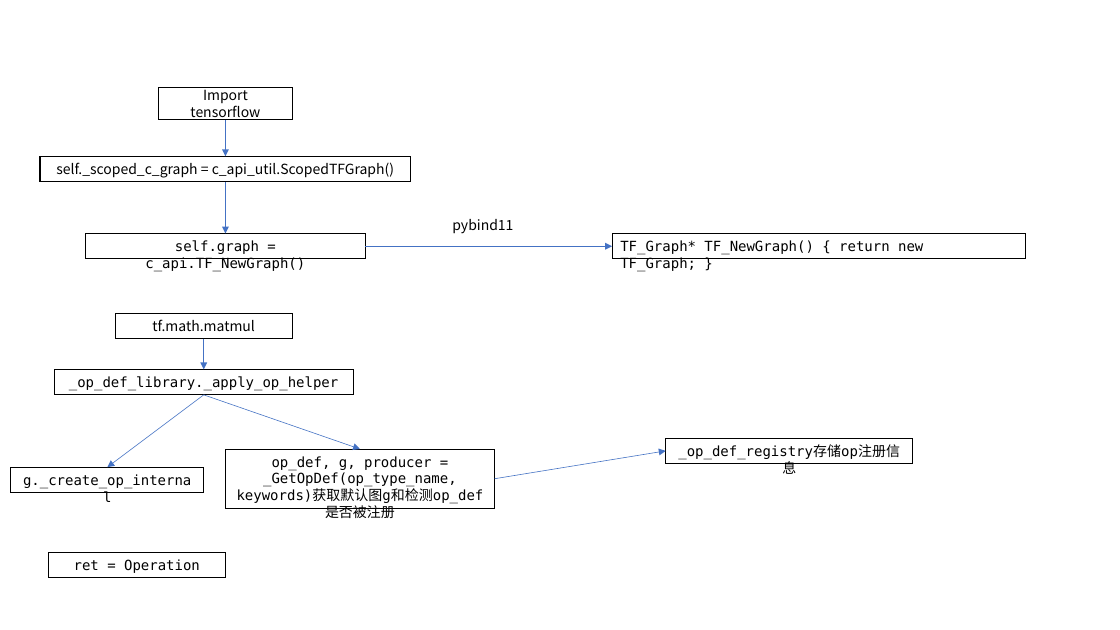
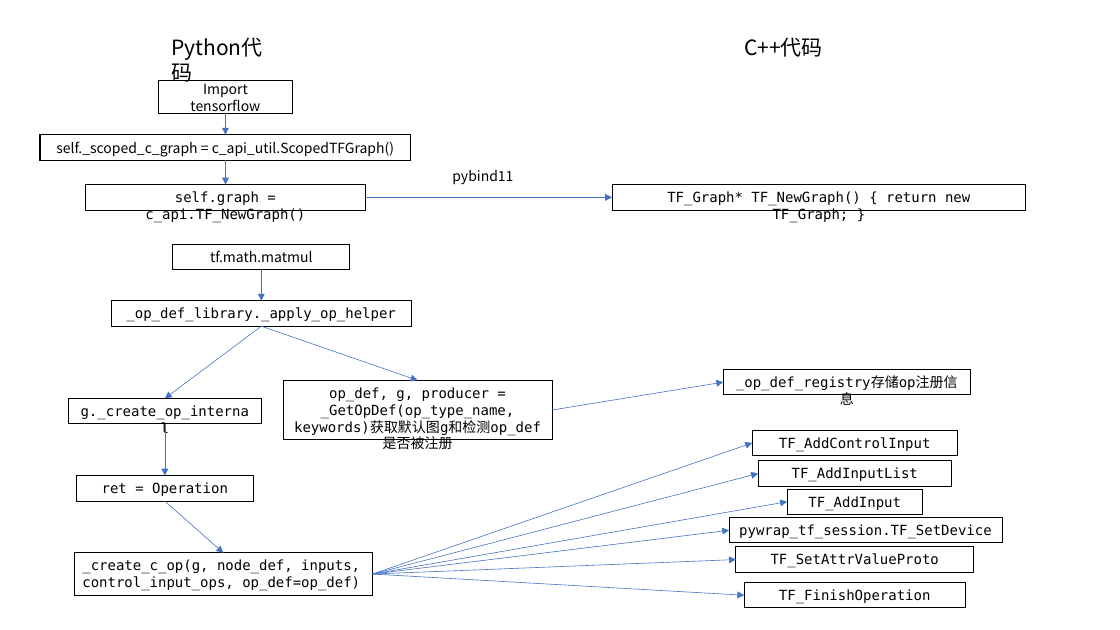
Before and after one commit to szkang1990/blog, a slide deck: slide 1 of tensorflow源码精读/image/演示文稿1.pptx. Drawn at 1120x630 pixels with LibreOffice and Linux fonts; fonts in the diff are those of the drawing. Boxes give left, top, right and bottom in pixels: in the first picture for what was removed or moved away, otherwise in the second. Text is boxed around its words. In the diff, an @@ line names an element or a change of style, - is before the commit and + after.

```diff
--- a/tensorflow源码精读/image/演示文稿1.pptx
+++ b/tensorflow源码精读/image/演示文稿1.pptx
@@ text added at <box>163,30,287,64</box>, 18 pt, text #000000 @@
+Python代码
@@ text added at <box>744,37,823,57</box>, 18 pt, text #000000 @@
+C++代码
@@ rectangle "Import tensorflow": place and size @@
-rectangle "Import tensorflow" at <box>159,87,292,120</box>
+rectangle "Import tensorflow" at <box>159,81,292,113</box>
@@ arrow moved from (225, 120) - (225, 156) to (225, 113) - (225, 134) @@
@@ rectangle "self._scoped_c_graph = c_api_util.ScopedTFGraph()": place and size @@
-rectangle "self._scoped_c_graph = c_api_util.ScopedTFGraph()" at <box>40,156,412,181</box>
+rectangle "self._scoped_c_graph = c_api_util.ScopedTFGraph()" at <box>40,134,412,160</box>
@@ arrow moved from (225, 181) - (225, 234) to (225, 160) - (225, 185) @@
@@ 2 rectangles, 1 text, 1 arrow: place and size @@
-2 rectangles, 1 text, 1 arrow at <box>86,219,1027,259</box>
+2 rectangles, 1 text, 1 arrow at <box>86,170,1027,210</box>
@@ rectangle "TF_Graph* TF_NewGraph() { return new ..." at <box>613,185,1027,210</box>: alignment left to centre @@
@@ 3 rectangles: place and size @@
-3 rectangles at <box>54,313,494,509</box>
+3 rectangles at <box>112,245,552,440</box>
@@ 4 arrows, 2 rectangles: place and size @@
-4 arrows, 2 rectangles at <box>11,339,913,492</box>
+4 arrows, 2 rectangles at <box>68,270,970,423</box>
@@ arrow added from (165, 424) to (165, 476), #4472C4 0.5 pt @@
@@ arrow added from (373, 574) to (753, 443), #4472C4 0.5 pt @@
@@ rectangle added at <box>753,430,958,455</box>, outline #000000 0.75 pt, 12 pt, text #000000 @@
+TF_AddControlInput
@@ rectangle "ret = Operation": place and size @@
-rectangle "ret = Operation" at <box>48,552,225,577</box>
+rectangle "ret = Operation" at <box>76,476,254,501</box>
@@ arrow added from (373, 574) to (759, 474), #4472C4 0.5 pt @@
@@ rectangle added at <box>759,461,952,486</box>, outline #000000 0.75 pt, 12 pt, text #000000 @@
+TF_AddInputList
@@ arrow added from (165, 502) to (223, 553), #4472C4 0.5 pt @@
@@ arrow added from (373, 574) to (787, 502), #4472C4 0.5 pt @@
@@ rectangle added at <box>787,489,923,514</box>, outline #000000 0.75 pt, 12 pt, text #000000 @@
+TF_AddInput
@@ arrow added from (373, 574) to (729, 530), #4472C4 0.5 pt @@
@@ rectangle added at <box>729,518,1002,543</box>, outline #000000 0.75 pt, 12 pt, text #000000 @@
+pywrap_tf_session.TF_SetDevice
@@ rectangle added at <box>74,553,372,595</box>, outline #000000 0.75 pt, 12 pt, text #000000 @@
+_create_c_op(g, node_def, inputs, control_input_ops, op_def=op_def)
@@ arrow added from (373, 574) to (736, 560), #4472C4 0.5 pt @@
@@ rectangle added at <box>736,547,974,572</box>, outline #000000 0.75 pt, 12 pt, text #000000 @@
+TF_SetAttrValueProto
@@ arrow added from (373, 574) to (744, 596), #4472C4 0.5 pt @@
@@ rectangle added at <box>744,582,965,607</box>, outline #000000 0.75 pt, 12 pt, text #000000 @@
+TF_FinishOperation
```
Also in this commit, not shown: 5 other files.
